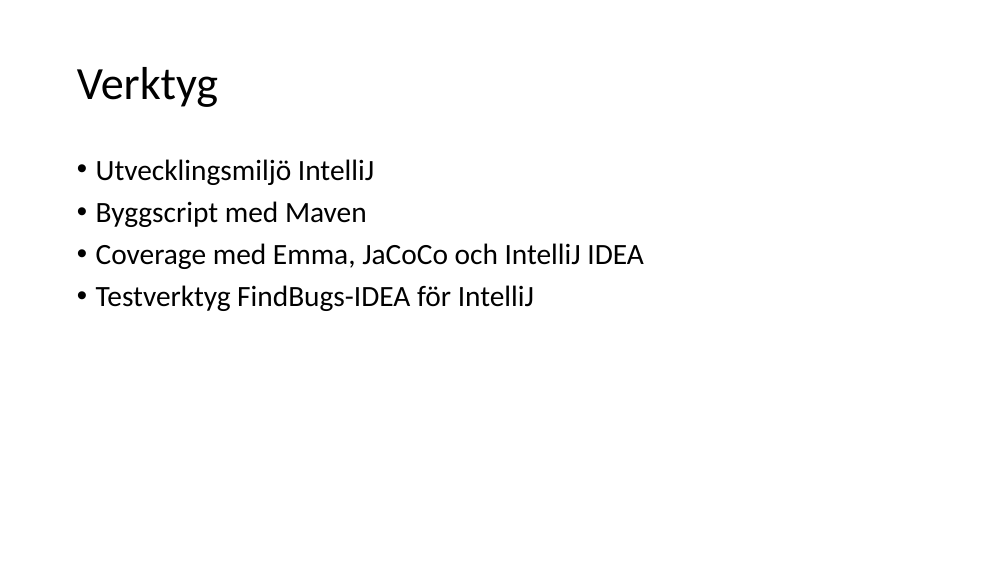
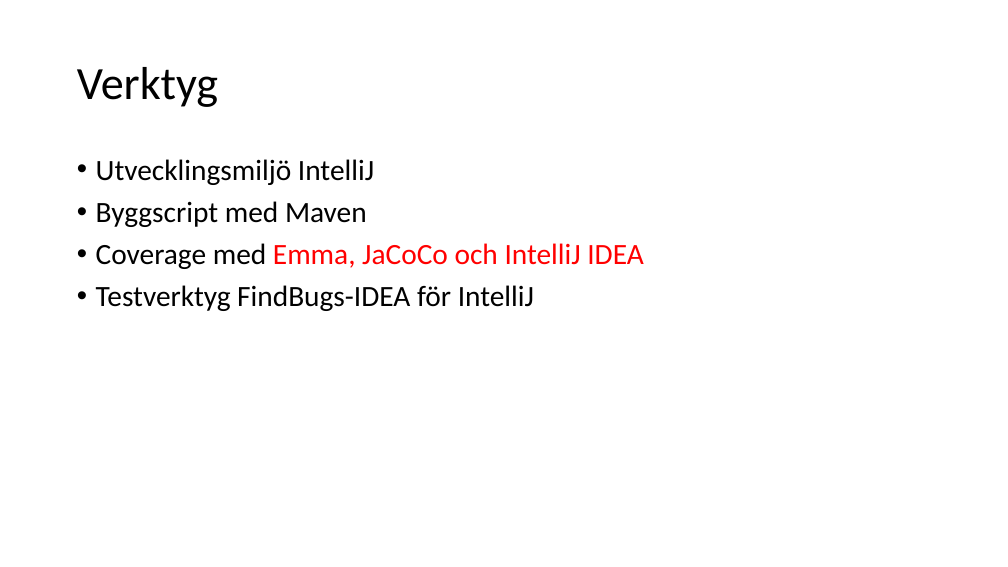
Before and after one commit to hampusidstam/InteGame, a slide deck: slide 2 of docs/Slutredovisning_grp5_v8.pptx. Drawn at 1008x567 pixels with LibreOffice and Linux fonts; fonts in the diff are those of the drawing. Boxes give left, top, right and bottom in pixels: in the first picture for what was removed or moved away, otherwise in the second. Text is boxed around its words. In the diff, an @@ line names an element or a change of style, - is before the commit and + after.

```diff
--- a/docs/Slutredovisning_grp5_v8.pptx
+++ b/docs/Slutredovisning_grp5_v8.pptx
@@ text at box(96, 243, 643, 269): text colour #000000 to #FF0000 in "Emma, JaCoCo och IntelliJ IDEA" @@
```
Also in this commit, not shown: 6 other slides changed.
